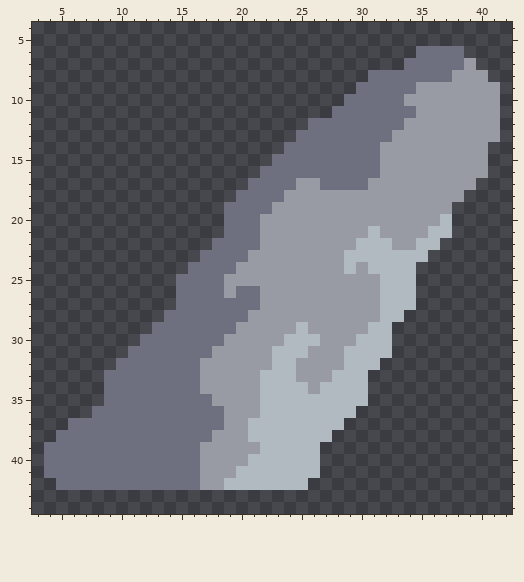
Sprite sheet, stored at sprites/units/buffed/buffed-flare-left-arm2.png. The picture above was drawn from the file before the commit.
The file is 68x94 pixels. Colours within 5 levels of each other are drawn and written as one. Shown: x 3..42, y 4..44.
The result:
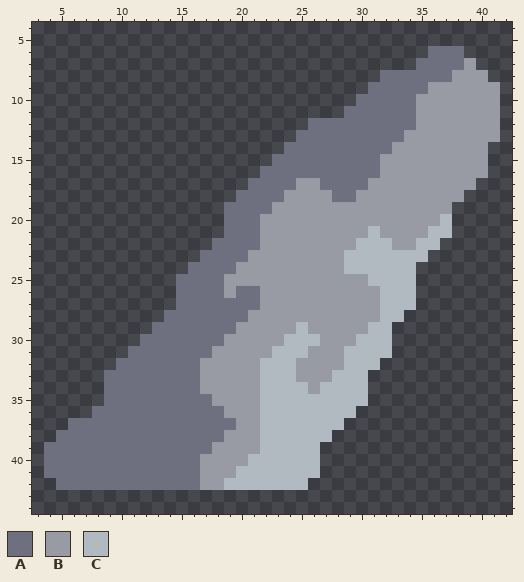
Palette (. is transparent): A #6e7080  B #989aa4  C #b0bac0
The edit:
y 6: x 35 A -> .
y 7: x 34 A -> .
y 8: x 31 A -> .
y 9: x 30 A -> .; x 35 B -> A
y 10: x 29 A -> .; x 34 B -> A
y 11: x 28 A -> .
y 12: x 34 B -> A
y 13: x 33 B -> A
y 14: x 32 B -> A
y 18: x 28..29 BB -> AA
y 24: x 30 B -> C
y 25: x 31 B -> C
y 32: x 22 B -> C
y 37: x 19 B -> A; x 21 C -> B
y 38: x 18 B -> A; x 21 C -> B
y 39: x 17 B -> A
